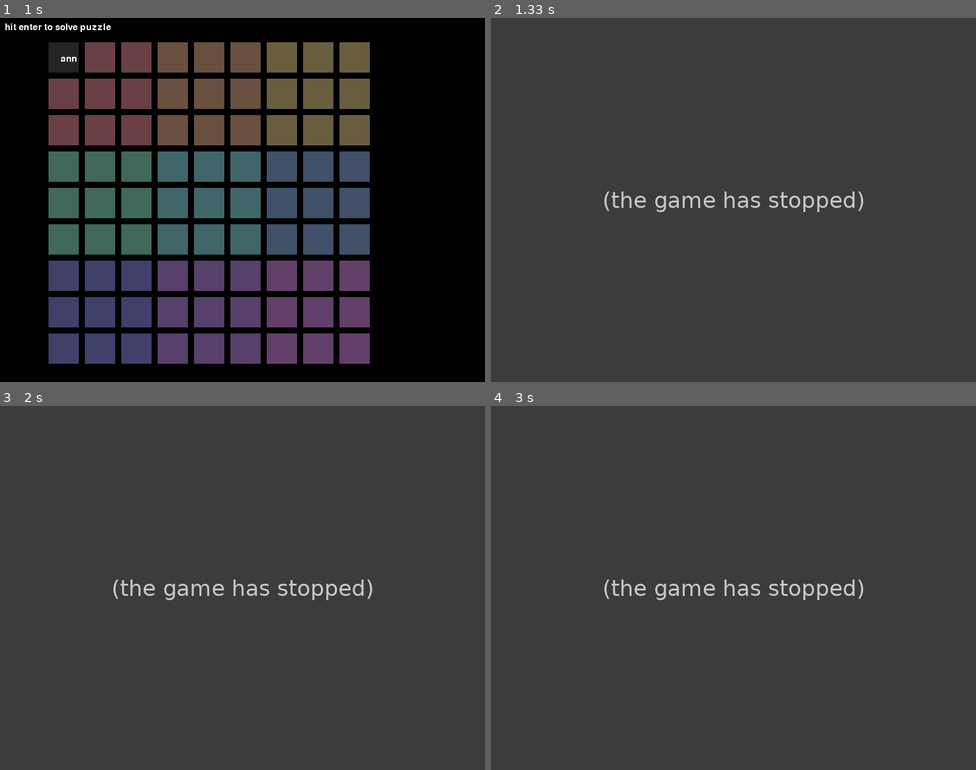
Above: before the commit, frames 1-4 (two rows, left to right).
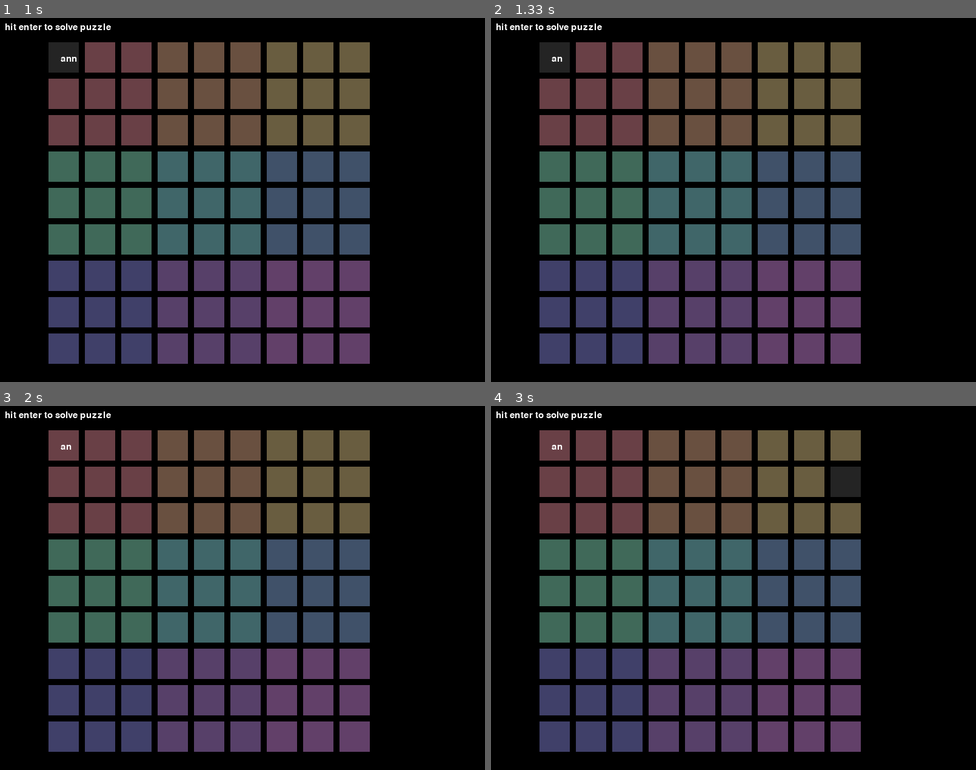
Above: after the commit, the same moments.

Repository: KarinaJadia/Other-Projects
Game: pygame game, started from pygame-tests/sudoku-solver.py
The game is run twice, just before and just after one commit, with the same random seed, the same clock (stepped at 60 frames per second) and the same inputs.
Inputs (mouse positions are in pixels of both pictures, inside the frame that each line leads up to):
- Up to frame 1 (1 s): click (63, 58) at 0.38 s; type "ann" at 0.67 s
- Up to frame 2 (1.33 s): tap Enter at 1 s; hold Backspace from 1.22 s (still down)
- Up to frame 3 (2 s): release Backspace at 1.68 s; click (421, 715) at 1.82 s
- Up to frame 4 (3 s): click (617, 515) at 2.15 s; click (709, 682) at 2.48 s; click (845, 482) at 2.82 s

Frame 1 is identical in both runs. In frame 2, 99% of the frame differs, in the area x 0-100%, y 0-100%; in frame 3, 100%; in frame 4, 99%.
Error before the commit: ValueError: invalid literal for int() with base 10: 'ann' (sudoku-solver.py line 65); the game stopped at 1 s (later frames are placeholders)

Commit message:
updated, now using classes!!!

Diff:
--- a/pygame-tests/sudoku-solver.py
+++ b/pygame-tests/sudoku-solver.py
@@ -1,5 +1,6 @@
 import pygame
 import sys
+from sudoku_class import box
 
 pygame.init()
 
@@ -28,18 +29,7 @@
 for i in range(81):
     if i % 9 == 0:
         pos += SPACE
-    box = {
-        "x": 80 + i % 9 * SPACE,
-        "y": pos,
-        "passive color": colors[(i//9)//3][(i%9)//3], # this is the permanent color
-        "color": colors[(i//9)//3][(i%9)//3], # this is so that it can have a 'clicked on' color
-        "active": False,
-        "id": set_num[(i//9)//3][(i%9)//3]*100 + (i//9+1) * 10 + i%9+1, # i think it will make it easier to reference
-        set_num[(i//9)//3][(i%9)//3]*100 + (i//9+1) * 10 + i%9+1: "", # stores the text (called with box[box['id]])
-        # i//9+1 is row (1-9) and i%9+1 is column (1-9)
-        "pos": i # the place of the box in the list
-    }
-    boxes.append(box)
+    boxes.append(box(80 + i % 9 * SPACE, pos, colors[(i//9)//3][(i%9)//3], colors[(i//9)//3][(i%9)//3],set_num[(i//9)//3][(i%9)//3]*100 + (i//9+1) * 10 + i%9+1, i))
 
 def solve():
 
@@ -127,32 +117,32 @@
 
             # if a box is clicked
             for box in boxes:
-                if pygame.Rect(box['x'], box['y'], SQUARE, SQUARE).collidepoint(event.pos):
-                    box['active'] = True
-                    box['color'] = (36, 36, 36)
+                if pygame.Rect(box.x, box.y, SQUARE, SQUARE).collidepoint(event.pos):
+                    box.active = True
+                    box.color = (36, 36, 36)
                 else:
-                    box['active'] = False
-                    box['color'] = box['passive color']
+                    box.active = False
+                    box.color = box.passive_color
 
         # keys
         if event.type == pygame.KEYDOWN:
 
             # if enter key is clicked
             if event.key == pygame.K_KP_ENTER or event.key == pygame.K_RETURN:
-                solve()
-                print(boxes[0])
+                #solve()
+                print(boxes[0].x)
 
             # if backspace is clicked
             elif event.key == pygame.K_BACKSPACE:
                 for box in boxes:
-                    if box['active'] == True:
-                        box[box['id']] = box[box['id']][:-1]
+                    if box.active == True:
+                        box.text = box.text[:-1]
 
             # else update text
             else:
                 for box in boxes:
-                    if box['active'] == True:
-                        box[box['id']] += event.unicode
+                    if box.active == True:
+                        box.text += event.unicode
     # resets screen
     screen.fill((0, 0, 0))
 
@@ -164,10 +154,10 @@
 
     # create boxes
     for box in boxes:
-        pygame.draw.rect(screen, box['color'], pygame.Rect(box['x'], box['y'], SQUARE, SQUARE))
-        text_surface = font.render(box[box['id']], True, (255, 255, 255))
+        pygame.draw.rect(screen, box.color, pygame.Rect(box.x, box.y, SQUARE, SQUARE))
+        text_surface = font.render(box.text, True, (255, 255, 255))
         # render at position stated in arguments
-        screen.blit(text_surface, (pygame.Rect(box['x'], box['y'], SQUARE, SQUARE).x+20, pygame.Rect(box['x'], box['y'], SQUARE, SQUARE).y+20))
+        screen.blit(text_surface, (pygame.Rect(box.x, box.y, SQUARE, SQUARE).x+20, pygame.Rect(box.x, box.y, SQUARE, SQUARE).y+20))
 
     pygame.display.update()
     clock.tick(60)
Renamed: pygame-tests/sudoku-class.py -> pygame-tests/sudoku_class.py
